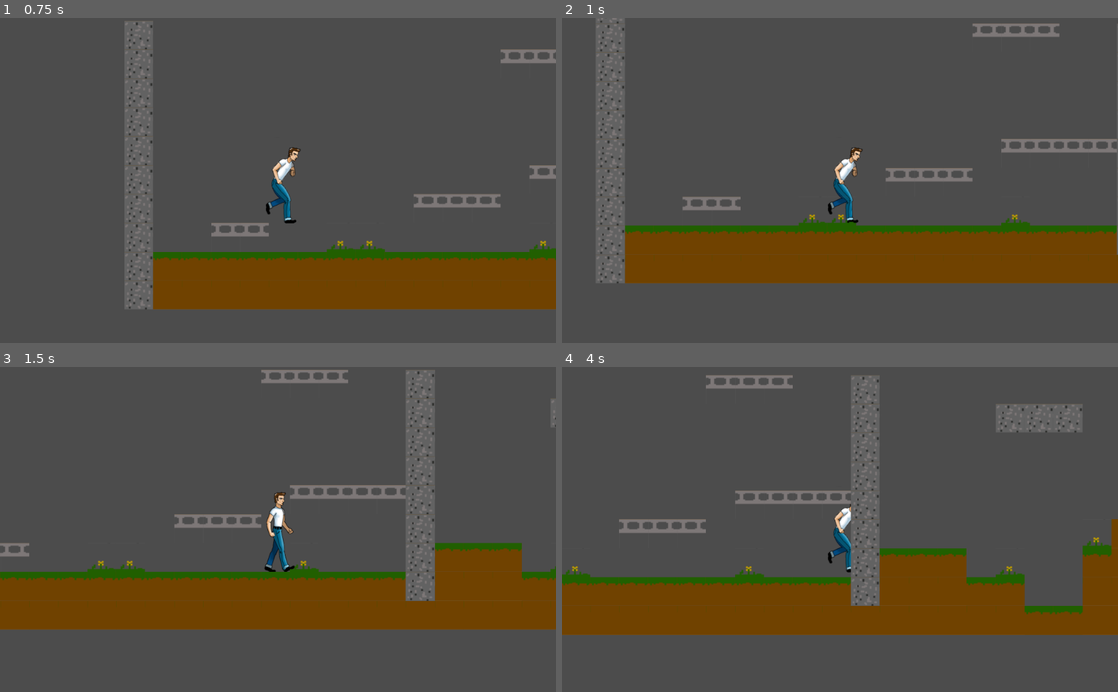
Above: before the commit, frames 1-4 (two rows, left to right).
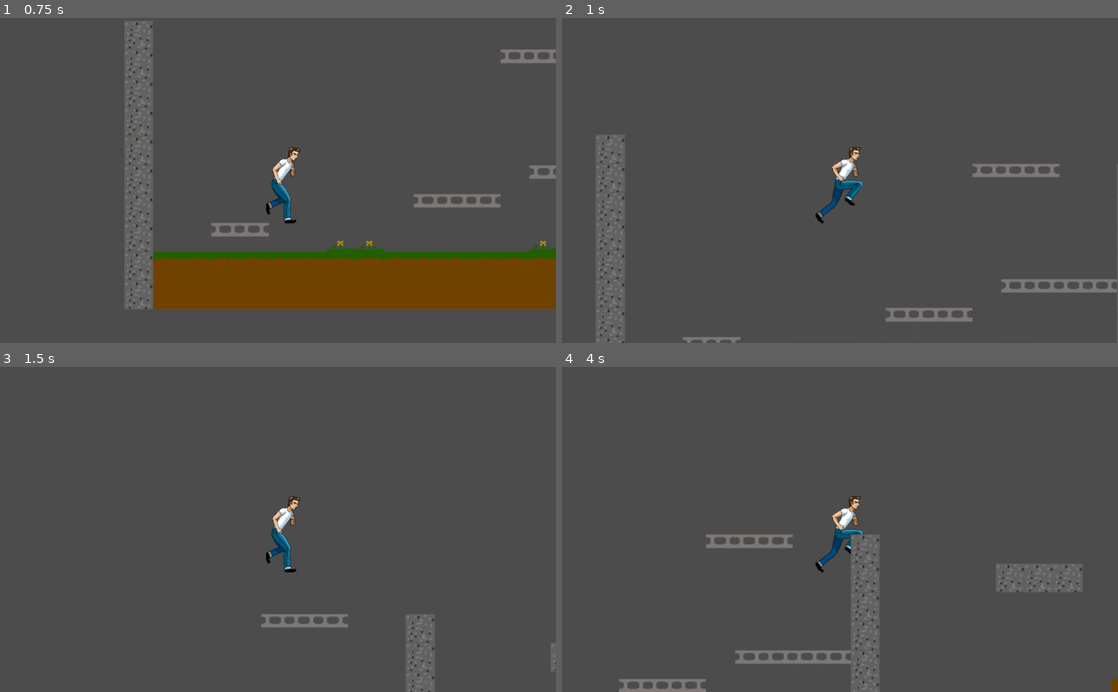
Above: after the commit, the same moments.

Repository: Florian-DELRIEU/Godot-Test
Game: Godot game, scene res://Scenes/scene01.tscn
The game is run twice, just before and just after one commit, with the same random seed, the same clock (stepped at 60 frames per second) and the same inputs.
Inputs:
- Up to frame 1 (0.75 s): hold Right (ui_right) from 0.53 s (still down); hold Shift (Shift) from 0.53 s (still down)
- Up to frame 2 (1 s): keep holding Right (ui_right); keep holding Shift (Shift); tap Space (ui_select) at 0.77 s
- Up to frame 3 (1.5 s): keep holding Right (ui_right); release Shift (Shift) at 1.28 s; tap Shift (Shift) at 1.35 s
- Up to frame 4 (4 s): tap Space (ui_select) at 1.52, 3.02, 3.77 s; release Right (ui_right) at 2.03 s; hold Left (ui_left) 2.03-2.78 s; hold Shift (Shift) 2.03-2.78 s; hold Right (ui_right) from 2.78 s (still down); tap Shift (Shift) at 2.85 s; hold Shift (Shift) from 3.53 s (still down)

Frame 1 is identical in both runs. In frame 2, 21% of the frame differs, in the area x 6-100%, y 0-100%; in frame 3, 22%; in frame 4, 24%, in the area x 0-100%, y 2-100%.

Commit message:
add double_jump

Diff:
--- a/Codes/Player.gd
+++ b/Codes/Player.gd
@@ -7,6 +7,9 @@
 export (int) var max_speed = 200
 # Variables
 var vel = Vector2()
+var jump_count = 0
+var curr_max_speed
+var move_anim
 
 func _physics_process(delta):
 	mouvement_loop(delta)
@@ -18,8 +21,16 @@
 	var left  = Input.is_action_pressed("ui_left")
 	var jump  = Input.is_action_just_pressed("ui_select")
 	var run   = Input.is_action_pressed("Shift")
-	var curr_max_speed = 2*max_speed if run else max_speed
-	var move_anim = "run" if run else "walk"
+	if is_on_floor(): jump_count = 0
+
+# is running ?
+	if run:
+		curr_max_speed 	= 2*max_speed
+		move_anim 		= "run"
+	else:
+		curr_max_speed 	= max_speed
+		move_anim	 	= "walk"
+
 	var dirX = int(right) - int(left)
 # Dir X loop
 	if dirX == +1:
@@ -34,12 +45,13 @@
 		vel.x = lerp(vel.x, 0, 0.80) # Va de vel.x à 0 par tranche de 80%
 		anim_loop("idle")
 # Dir Y loop
-	if jump and is_on_floor():
+	if jump and jump_count <= 1:
 		vel.y = -JUMP
+		jump_count += 1
 	if vel.y > 0: anim_loop("fall")
 	if vel.y < 0: anim_loop("jump")
 # Print on log
-	print(vel.x, " , ", vel.y, " , ", dirX)
+	print(vel.x, " , ", vel.y, " , ", jump_count)
 
 func anim_loop(animation):
 	if $Anim.current_animation != animation:
